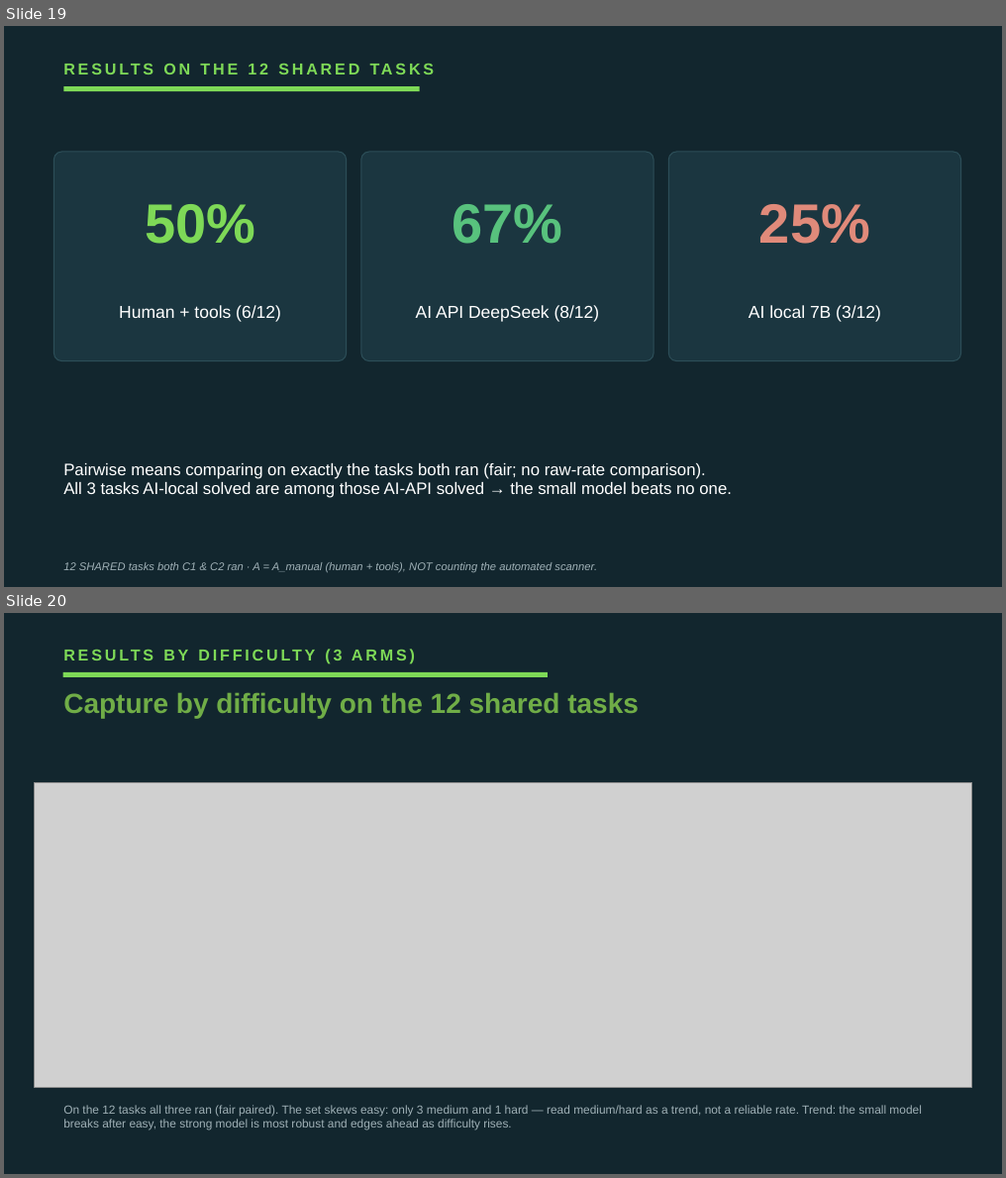
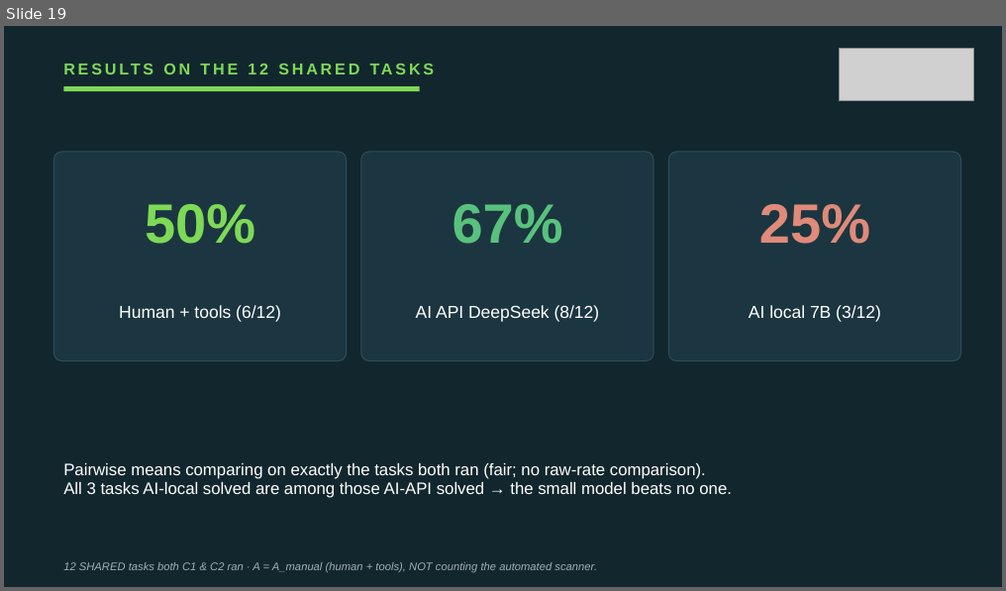
Before and after one commit to VuNguyenBinh/KLTN-FA26, a slide deck: Slide/KTLN_slide_EN.pptx. Shown one above the other, each under a label of ours: slides 19 and 20 before the commit, slide 19 after it. The pictures are 1006x1178 and 1006x591 pixels, drawn with LibreOffice and Linux fonts; fonts in the diff are those of the drawing; grey boxes stand for pictures. Boxes give left, top, right and bottom in pixels: in the first picture for what was removed or moved away, otherwise in the second. Text is boxed around its words. In the diff, an @@ line names an element or a change of style, - is before the commit and + after.

```diff
--- a/Slide/KTLN_slide_EN.pptx
+++ b/Slide/KTLN_slide_EN.pptx
@@ slide 20 removed at (4, 613, 1002, 1174), background #12262E @@
@@ text removed at (334, 650, 343, 661) @@
-RESULTS BY DIFFICULTY (3 ARMS)
@@ rectangle removed at (62, 672, 547, 678) @@
@@ text removed at (63, 692, 639, 718) @@
-Capture by difficulty on the 12 shared tasks
@@ picture removed at (34, 782, 972, 1087) @@
@@ text removed at (63, 1105, 921, 1131) @@
-On the 12 tasks all three ran (fair paired). The set skews easy: only 3 medium and 1 hard — read medium/hard as a trend, not a reliable rate. Trend: the small model breaks after easy, the strong model is most robust and edges ahead as difficulty rises.
@@ slide 19 changed as well @@
@@ picture added at (840, 48, 974, 101) @@
```
Also in this commit, not shown: 27 other slides changed, 1 other file.
